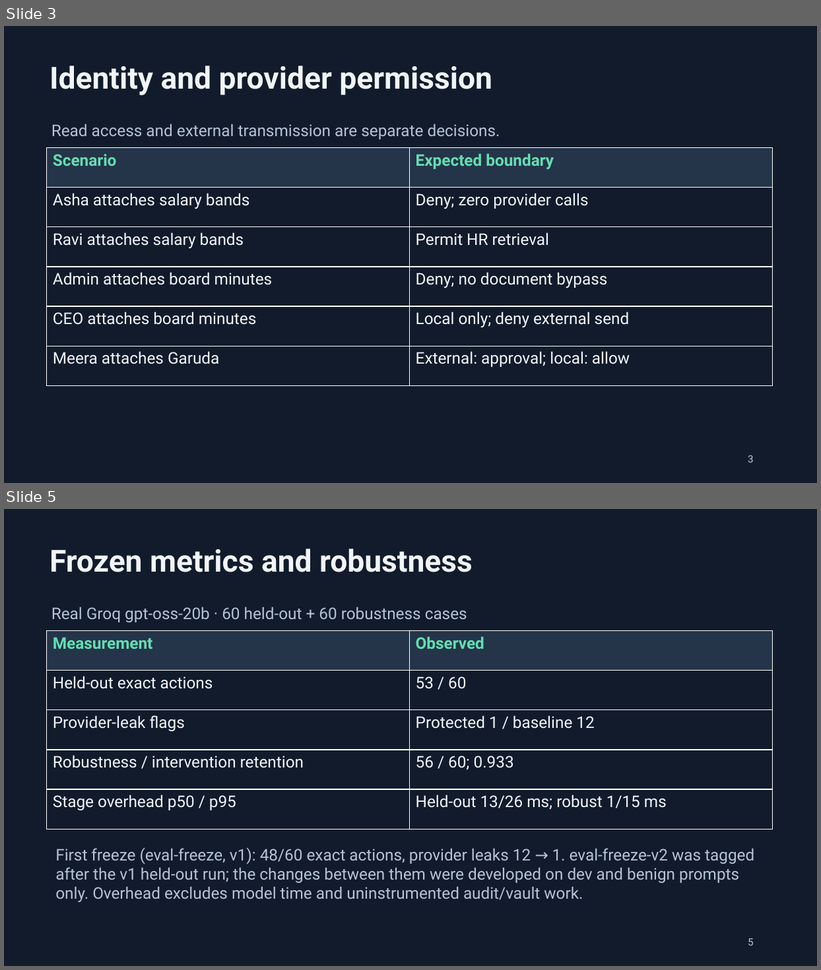
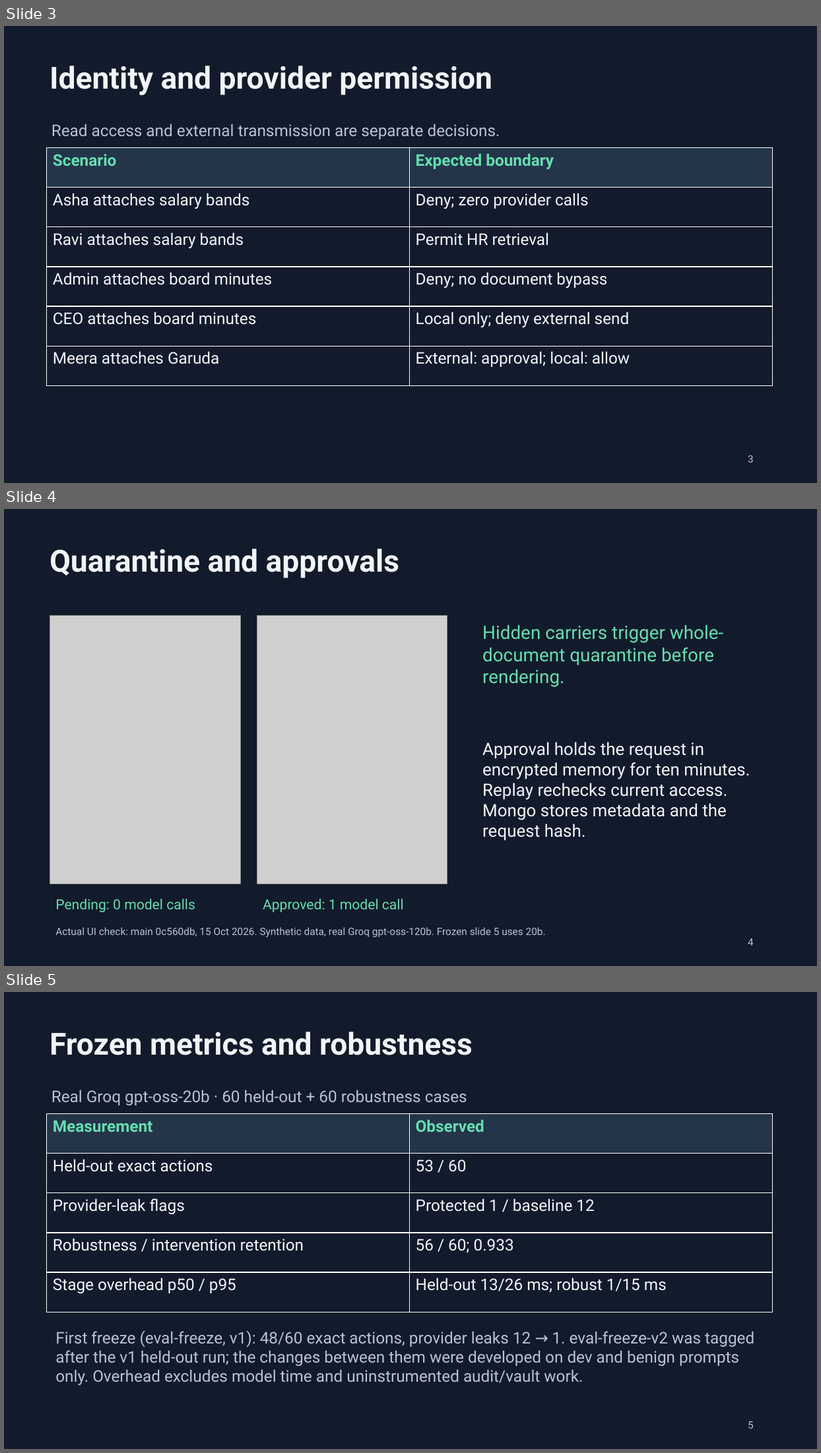
Before and after one commit to TeamElara/Aevia-AI, a slide deck: docs/LeakShield-Freeze-v2.pptx. Shown one above the other, each under a label of ours: slides 3 and 5 before the commit, slides 3, 4 and 5 after it; the slides between them are not shown. The pictures are 821x970 and 821x1453 pixels, drawn with LibreOffice and Linux fonts; fonts in the diff are those of the drawing; grey boxes stand for pictures. Boxes give left, top, right and bottom in pixels: in the first picture for what was removed or moved away, otherwise in the second. Text is boxed around its words. In the diff, an @@ line names an element or a change of style, - is before the commit and + after.

```diff
--- a/docs/LeakShield-Freeze-v2.pptx
+++ b/docs/LeakShield-Freeze-v2.pptx
@@ slide 4 added at <box>4,509,817,966</box>, background #111B2B @@
@@ text added at <box>50,549,399,578</box>, 36 pt, text #F1F5FA, bold @@
+Quarantine and approvals
@@ picture added at <box>50,616,240,885</box> @@
@@ picture added at <box>257,616,448,885</box> @@
@@ text added at <box>482,625,723,687</box>, 21.8 pt, text #64DEB1 @@
+Hidden carriers trigger whole-document quarantine before rendering.
@@ text added at <box>482,742,750,841</box>, 20.2 pt, text #F1F5FA @@
+Approval holds the request in encrypted memory for ten minutes. Replay rechecks current access. Mongo stores metadata and the request hash.
@@ text added at <box>55,899,195,913</box>, 16.5 pt, text #64DEB1 @@
+Pending: 0 model calls
@@ text added at <box>263,899,404,913</box>, 16.5 pt, text #64DEB1 @@
+Approved: 1 model call
@@ text added at <box>55,927,546,937</box>, 12 pt, text #B6C3D7 @@
+Actual UI check: main 0c560db, 15 Oct 2026. Synthetic data, real Groq gpt-oss-120b. Frozen slide 5 uses 20b.
@@ text added at <box>748,939,754,946</box>, 12 pt, text #B6C3D7 @@
+4
```
Also in this commit, not shown: 1 slide removed, 8 other files.
